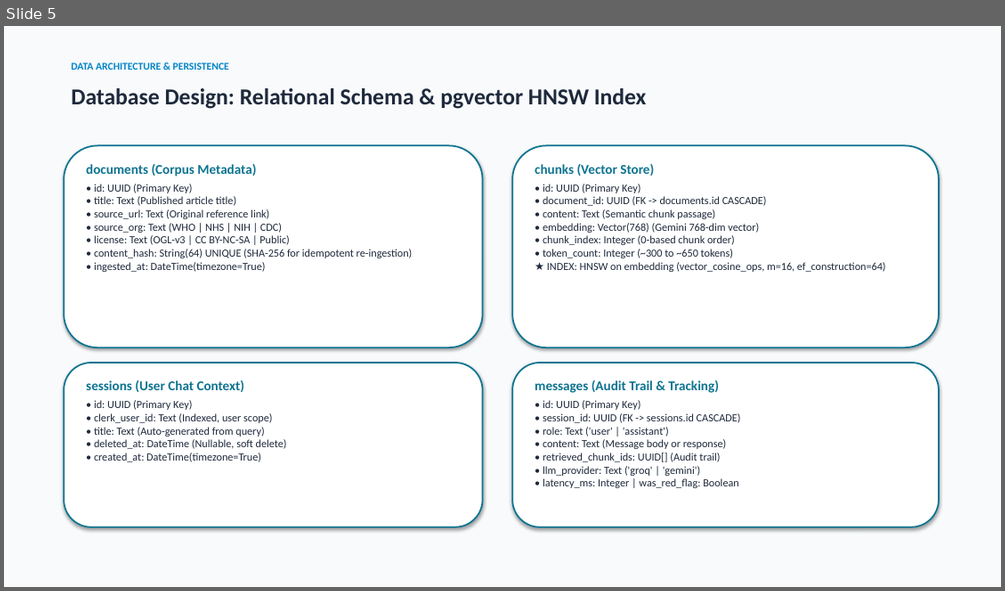
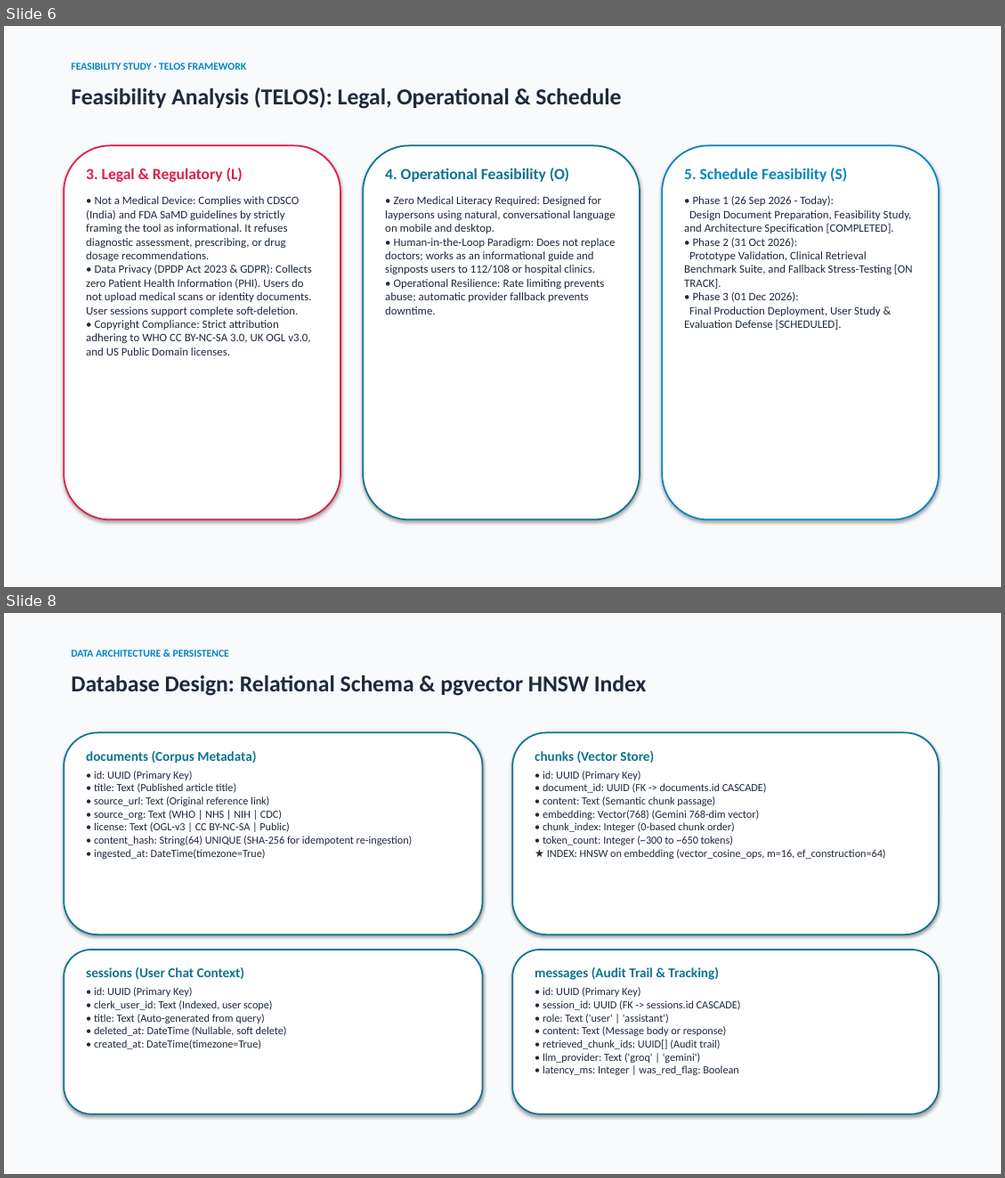
Before and after one commit to Shardul9999/Health_Assistant, a slide deck: docs/Health_Assistant_Evaluation.pptx. Shown one above the other, each under a label of ours: slide 5 before the commit, slides 6 and 8 after it; the slides between them are not shown. The pictures are 1005x591 and 1005x1178 pixels, drawn with LibreOffice and Linux fonts; fonts in the diff are those of the drawing. Boxes give left, top, right and bottom in pixels: in the first picture for what was removed or moved away, otherwise in the second. Text is boxed around its words. In the diff, an @@ line names an element or a change of style, - is before the commit and + after.

Commit message:
docs: add SRS requirements and TELOS feasibility analysis slides

```diff
--- a/docs/Health_Assistant_Evaluation.pptx
+++ b/docs/Health_Assistant_Evaluation.pptx
@@ slide 6 added at <box>4,26,1001,587</box>, background #FFFFFF @@
@@ rectangle added at <box>4,26,1001,587</box>, fill #F8FAFC, outline #F8FAFC 0.75 pt @@
@@ text added at <box>71,62,246,70</box>, 10 pt, text #0284C7, bold @@
+FEASIBILITY STUDY · TELOS FRAMEWORK
@@ text added at <box>71,87,621,109</box>, 22 pt, text #1E293B, bold @@
+Feasibility Analysis (TELOS): Legal, Operational & Schedule
@@ rounded rectangle added at <box>64,145,340,520</box>, fill #FFFFFF, outline #E11D48 1.5 pt @@
@@ rounded rectangle added at <box>363,145,639,520</box>, fill #FFFFFF, outline #0E7490 1.5 pt @@
@@ rounded rectangle added at <box>662,145,938,520</box>, fill #FFFFFF, outline #0284C7 1.5 pt @@
@@ text added at <box>86,168,312,355</box>, 11 pt, text #1E293B @@
+3. Legal & Regulatory (L)
+• Not a Medical Device: Complies with CDSCO (India) and FDA SaMD guidelines by strictly framing the tool as informational. It refuses diagnostic assessment, prescribing, or drug dosage recommendations.
+• Data Privacy (DPDP Act 2023 & GDPR): Collects zero Patient Health Information (PHI). Users do not upload medical scans or identity documents. User sessions support complete soft-deletion.
+• Copyright Compliance: Strict attribution adhering to WHO CC BY-NC-SA 3.0, UK OGL v3.0, and US Public Domain licenses.
@@ text added at <box>385,168,615,314</box>, 11 pt, text #1E293B @@
+4. Operational Feasibility (O)
+• Zero Medical Literacy Required: Designed for laypersons using natural, conversational language on mobile and desktop.
+• Human-in-the-Loop Paradigm: Does not replace doctors; works as an informational guide and signposts users to 112/108 or hospital clinics.
+• Operational Resilience: Rate limiting prevents abuse; automatic provider fallback prevents downtime.
@@ text added at <box>684,168,913,329</box>, 11 pt, text #1E293B @@
+5. Schedule Feasibility (S)
+• Phase 1 (26 Sep 2026 - Today):
+Design Document Preparation, Feasibility Study, and Architecture Specification [COMPLETED].
+• Phase 2 (31 Oct 2026):
+Prototype Validation, Clinical Retrieval Benchmark Suite, and Fallback Stress-Testing [ON TRACK].
+• Phase 3 (01 Dec 2026):
+Final Production Deployment, User Study & Evaluation Defense [SCHEDULED].
@@ what was slide 5 is now slide 8 @@
```
Also in this commit, not shown: 13 slides changed, 2 other slides added, 2 other files.
